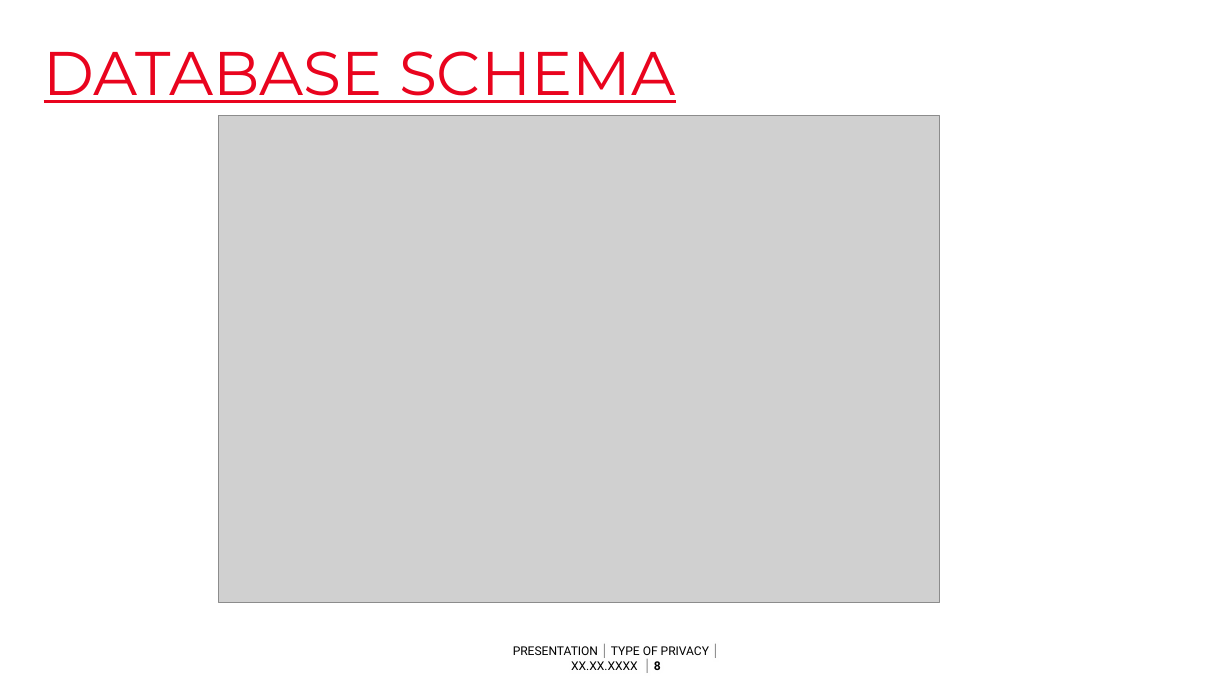
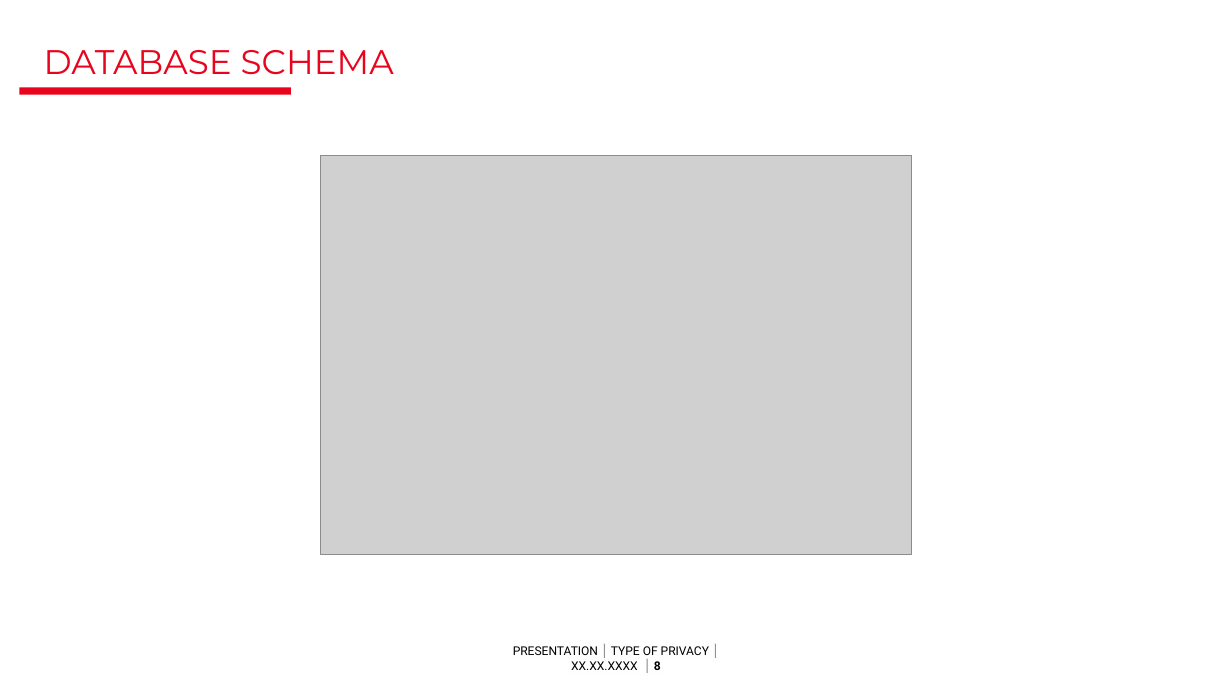
Before and after one commit to amanagrawal151/data-anonymiser, a slide deck: slide 8 of SGBOTS.pptx. Drawn at 1232x693 pixels with LibreOffice and Linux fonts; fonts in the diff are those of the drawing; grey boxes stand for pictures; background and template pictures are left out. Boxes give left, top, right and bottom in pixels: in the first picture for what was removed or moved away, otherwise in the second. Text is boxed around its words. In the diff, an @@ line names an element or a change of style, - is before the commit and + after.

```diff
--- a/SGBOTS.pptx
+++ b/SGBOTS.pptx
@@ title "DATABASE SCHEMA" at (x1=44, y1=50, x2=394, y2=75): size 48 to 26.7 pt, underline off @@
@@ rectangle added at (x1=19, y1=87, x2=291, y2=94), fill #E9041E @@
@@ picture resized from (x1=219, y1=116, x2=940, y2=603) to (x1=321, y1=155, x2=912, y2=555) @@
```
Also in this commit, not shown: 15 other slides changed, 2 slides added, 1 slide removed.
